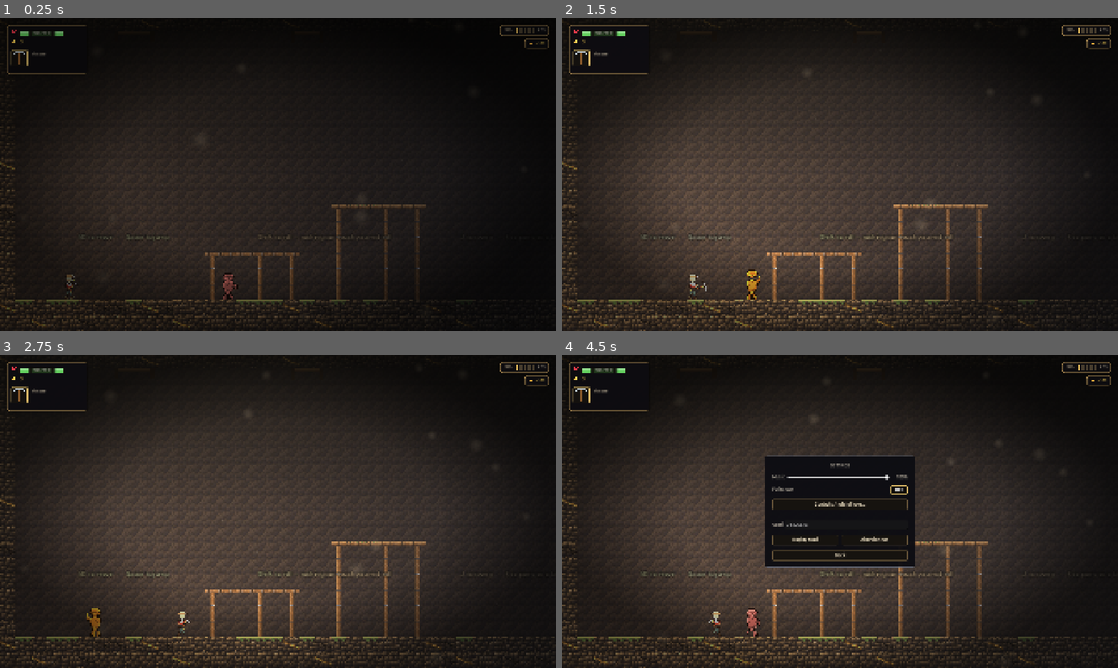
Above: before the commit, frames 1-4 (two rows, left to right).
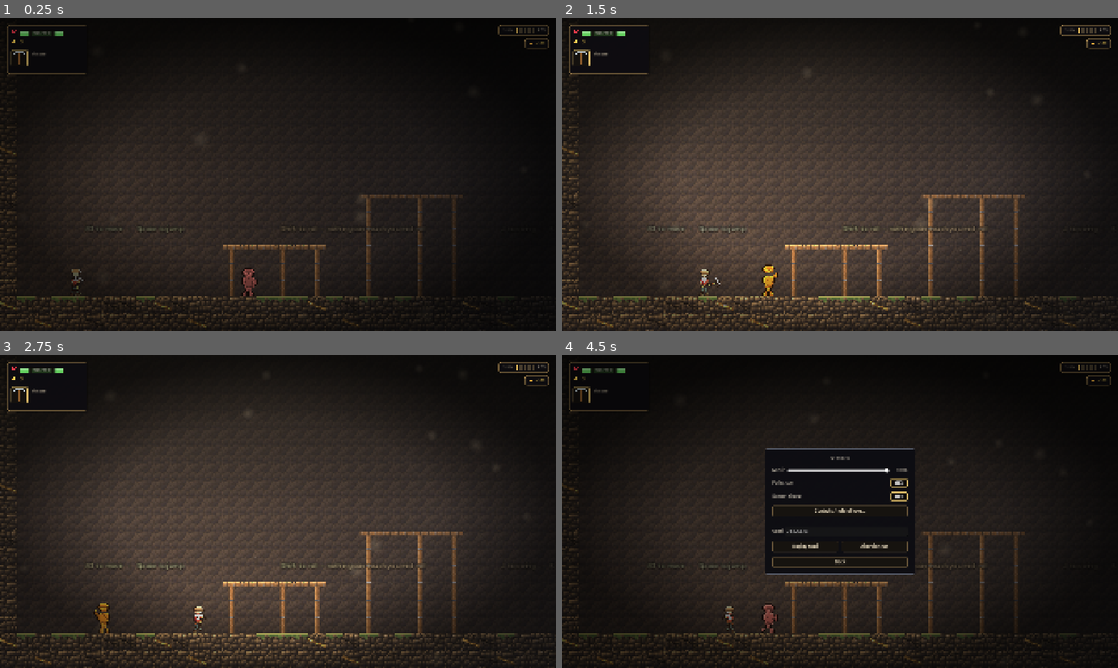
Above: after the commit, the same moments.

Repository: dlepi24/dungeon-delve
Game: Godot game, scene res://src/rooms/delve_run.tscn
Same seed, same stepped clock (60 frames per second), same inputs: the game is played once before the commit and once after it. This scene is started directly instead of the project's main scene.
Inputs (mouse positions are in pixels of both pictures, inside the frame that each line leads up to):
- Up to frame 1 (0.25 s): no input
- Up to frame 2 (1.5 s): tap Enter (ui_accept) at 0.5 s; move the mouse to (962, 158) at 0.52 s; hold D (move_right) 0.53-1.25 s; click (962, 158) at 0.6 s; tap Space (jump) at 0.77 s; right-click (962, 158) at 0.8 s; drag from (728, 190) to (751, 271) at 1.27 s
- Up to frame 3 (2.75 s): move the mouse to (333, 442) at 2.02 s; hold D (move_right) from 2.03 s (still down); click (333, 442) at 2.1 s; right-click (333, 442) at 2.3 s
- Up to frame 4 (4.5 s): release D (move_right) at 2.75 s; drag from (812, 574) to (656, 636) at 2.77 s; move the mouse to (1006, 558) at 3.52 s; hold A (move_left) 3.53-4.25 s; tap 2 (consumable_2) at 3.6 s; click (1006, 558) at 3.67 s; tap Space (jump) at 3.77 s; right-click (1006, 558) at 3.8 s; tap Escape (pause) at 4.15 s; click "Settings…" at 4.25 s

The runs differ from the first frame. In frame 1, 4.7% of the frame differs, in the area x 0-94%, y 2-100%; in frame 2, 8.6%; in frame 3, 7.9%; in frame 4, 22%, in the area x 0-100%, y 0-100%.

Commit message:
Engine-feel polish pass (art-director checklist, 8 items)
1. Camera zoom 1.7 -> 1.85 in the delve (bounds-clamped, chasm still frames).
2. Kill crunch: ~90ms hit-stop when a hit drops an enemy (max-stacked over the
   50ms connect freeze), via Events.enemy_died.
3. Screen shake now honours a Settings.screen_shake accessibility toggle
   (wired into the settings menu, persisted); gated in both camera shakers.
4. Brighter weapon swing-arc smear (enemy white-flash on hit already existed).
5. Ore glints: rare white sparkle on ORE tiles, per-cell deterministic phase,
   capped, visual-only.
6. Shrine drama: bigger slow-pulsing offering light + drifting tinted altar
   dust. (Ambient hum deferred — needs an audio asset, not a code change.)
7. Pause menu darkens the frozen world behind it.
8. +15% font on MINE HEAT, DEPTH and buff-row labels for Steam Deck reads.

Co-Authored-By: Claude Fable 5 <noreply@anthropic.com>

Diff:
--- a/src/player/player.gd
+++ b/src/player/player.gd
@@ -188,6 +188,9 @@
 @export var hitstop_hit_frames: int = 3
 @export var hitstop_parry_frames: int = 6
 @export var hitstop_hurt_frames: int = 4
+## The kill crunch: a longer freeze when a hit drops an enemy (~90 ms at 60 Hz).
+## Hitstop.request takes the max, so this cleanly overrides the connect freeze.
+@export var hitstop_kill_frames: int = 5
 ## Squash on landing: wide and short. Scales from the feet.
 @export var land_squash: Vector2 = Vector2(1.3, 0.72)
 ## Stretch on take-off: tall and thin.
@@ -253,6 +256,8 @@
 	hurtbox.hurt.connect(_on_hurt)
 	Events.hit_landed.connect(_on_hit_landed)
 	Events.parry_succeeded.connect(_on_parry_succeeded)
+	# The kill crunch — a beat longer than a normal connect.
+	Events.enemy_died.connect(func(_e: Node) -> void: Hitstop.request(hitstop_kill_frames))
 
 
 func _physics_process(delta: float) -> void:
--- a/src/player/weapon_sprite.gd
+++ b/src/player/weapon_sprite.gd
@@ -39,7 +39,8 @@
 @export_group("Arc smear")
 ## The amber sweep between the wind and contact angles, spawned on the contact
 ## frame. Engine-drawn, so it fits any weapon's length and speed for free.
-@export var smear_colour: Color = Color(1.0, 0.78, 0.35, 0.55)
+## Brightened (art-director review): a swing should read as a bright arc.
+@export var smear_colour: Color = Color(1.0, 0.88, 0.55, 0.78)
 ## Seconds the smear lives (spec: ~2 visual frames).
 @export var smear_life: float = 0.07
 ## Sweep radius when the weapon has no sprite to measure (the baked pick).
--- a/src/rooms/room.gd
+++ b/src/rooms/room.gd
@@ -63,6 +63,56 @@
 	exit_marker.add_child(_exit_light)
 
 	_build_dressing.call_deferred()
+	_build_glints.call_deferred()
+
+
+## Ore glints: a rare white sparkle on ORE tiles, so a vein catches the eye and
+## "there is value in this rock" reads without a label. Deterministic — the
+## phase is the cell hash, animated over wall-clock (visual only), never Rng.
+const ORE_ATLAS: Vector2i = Vector2i(2, 0)
+const ORE_RICH_ATLAS: Vector2i = Vector2i(6, 0)
+## Cap so an ore-rich hall does not strobe.
+@export var glint_max: int = 12
+
+var _glints: Array[Sprite2D] = []
+var _glint_phase: Array[float] = []
+
+
+func _build_glints() -> void:
+	var tiles: TileMapLayer = get_node_or_null(^"Tiles") as TileMapLayer
+	if tiles == null:
+		return
+	var tex: ImageTexture = _glint_texture()
+	for cell: Vector2i in tiles.get_used_cells():
+		if _glints.size() >= glint_max:
+			break
+		var atlas: Vector2i = tiles.get_cell_atlas_coords(cell)
+		if atlas != ORE_ATLAS and atlas != ORE_RICH_ATLAS:
+			continue
+		# Only a fraction of veins glint, so it stays rare, not a light show.
+		var h: int = _cell_hash(cell.x + 41, cell.y + 17)
+		if h % 100 >= 45:
+			continue
+		var glint: Sprite2D = Sprite2D.new()
+		glint.texture = tex
+		glint.texture_filter = CanvasItem.TEXTURE_FILTER_NEAREST
+		glint.position = tiles.map_to_local(cell)
+		glint.modulate.a = 0.0
+		glint.z_index = 1
+		add_child(glint)
+		_glints.append(glint)
+		_glint_phase.append(float(h % 1000) / 1000.0 * TAU)
+
+
+## A small 4-point white cross that reads as a spark.
+func _glint_texture() -> ImageTexture:
+	var img: Image = Image.create(9, 9, false, Image.FORMAT_RGBA8)
+	for i: int in 9:
+		var f: float = 1.0 - absf(float(i) - 4.0) / 4.0
+		img.set_pixel(i, 4, Color(1, 1, 1, f))
+		img.set_pixel(4, i, Color(1, 1, 1, f))
+	img.set_pixel(4, 4, Color(1, 1, 1, 1))
+	return ImageTexture.create_from_image(img)
 
 
 ## Scatter set dressing on the room's floor surfaces so the delve reads as a
@@ -140,8 +190,9 @@
 	return absi(n ^ (n >> 16))
 
 
-## Visual only: the beacon breathes.
+## Visual only: the beacon breathes, and ore veins glint.
 func _process(delta: float) -> void:
+	_animate_glints()
 	if _exit_shaft == null:
 		return
 	_pulse = fposmod(_pulse + delta * exit_pulse_hz, 1.0)
@@ -149,6 +200,18 @@
 	_exit_shaft.modulate.a = 0.5 + 0.4 * breath
 	if _exit_light != null:
 		_exit_light.energy = 0.95 + 0.5 * breath
+
+
+## Each glint is dark most of the time and spikes to a brief spark — a high
+## power on a slow sine gives a sharp, occasional flash on its own phase, so no
+## two veins twinkle together.
+func _animate_glints() -> void:
+	if _glints.is_empty():
+		return
+	var t: float = float(Time.get_ticks_msec()) / 1000.0
+	for i: int in _glints.size():
+		var s: float = 0.5 + 0.5 * sin(t * 0.9 + _glint_phase[i])
+		_glints[i].modulate.a = pow(s, 7.0)
 
 
 ## A vertical column: opaque at the base, fading to nothing at the top.
--- a/src/systems/follow_camera.gd
+++ b/src/systems/follow_camera.gd
@@ -16,11 +16,12 @@
 ## How close the camera sits. 1.0 is the old static framing; higher shows less
 ## of the room at once, so the camera SCROLLS and the world reads bigger —
 ## Dustin's "feel like an actual world" call. His dial.
-## Bumped from 1.45 (2026-07-22): the wider zoom left the player small in a lot
-## of dead space. Tighter reads more intimate and Dead-Cells-like. Feel knob —
-## higher = closer but you see less of the room ahead, which matters for
-## telegraph reads, so tune against the combat, not just the framing.
-@export var zoom_level: float = 1.7
+## 2026-07-22: 1.45 -> 1.7 -> 1.85 across two passes; the art-director review
+## asked for another ~10% in. Tighter reads intimate and Dead-Cells-like. Feel
+## knob — higher = closer but you see less of the room ahead, which matters for
+## telegraph reads, so tune against the combat, not just the framing. (Bounds-
+## clamped, so tall rooms like the Chasm still frame their full height.)
+@export var zoom_level: float = 1.85
 
 ## Bounds of the current room, set by the Delve per room (variable-width rooms
 ## report their own size). The camera clamps inside; an axis where the view is
@@ -75,6 +76,10 @@
 
 
 func add_trauma(amount: float) -> void:
+	# Accessibility: honoured here so every trauma source (hits, parries, damage
+	# taken, heavy enemy attacks) is silenced by the one toggle.
+	if not Settings.screen_shake:
+		return
 	_trauma = clampf(_trauma + amount, 0.0, 1.0)
 
 
--- a/src/systems/screen_shake.gd
+++ b/src/systems/screen_shake.gd
@@ -38,6 +38,8 @@
 
 
 func add_trauma(amount: float) -> void:
+	if not Settings.screen_shake:  # accessibility toggle, same as FollowCamera
+		return
 	_trauma = clampf(_trauma + amount, 0.0, 1.0)
 
 
--- a/src/systems/settings.gd
+++ b/src/systems/settings.gd
@@ -15,6 +15,9 @@
 var music_volume: float = 1.0
 ## Borderless fullscreen (the project default) vs a plain window.
 var fullscreen: bool = true
+## Accessibility: camera screen-shake. Off kills all trauma-driven camera kick
+## (hits, parries, damage taken) for motion-sensitive players.
+var screen_shake: bool = true
 
 
 func _ready() -> void:
@@ -40,6 +43,11 @@
 	_save()
 
 
+func set_screen_shake(on: bool) -> void:
+	screen_shake = on
+	_save()
+
+
 ## Headless-guarded like every DisplayServer call: the check gate and the test
 ## scenes load all autoloads with no window to set a mode on.
 func _apply_window() -> void:
@@ -55,6 +63,7 @@
 	var config: ConfigFile = ConfigFile.new()
 	config.set_value("audio", "music_volume", music_volume)
 	config.set_value("display", "fullscreen", fullscreen)
+	config.set_value("accessibility", "screen_shake", screen_shake)
 	config.save(SAVE_PATH)
 
 
@@ -64,3 +73,4 @@
 		return
 	music_volume = clampf(float(config.get_value("audio", "music_volume", 1.0)), 0.0, 1.0)
 	fullscreen = bool(config.get_value("display", "fullscreen", true))
+	screen_shake = bool(config.get_value("accessibility", "screen_shake", true))
--- a/src/systems/shrine.gd
+++ b/src/systems/shrine.gd
@@ -36,15 +36,48 @@
 	if data != null:
 		_glow.modulate = data.colour
 		# A real light in the mine's darkness, so an altar beckons from across
-		# the room. Dies to an ember on accept, with the glow.
+		# the room — bigger and slow-pulsing now, so it reads as a live shrine
+		# and not a static prop. Dies to an ember on accept, with the glow.
 		_light = PointLight2D.new()
 		_light.texture = _radial_light()
 		_light.color = data.colour
-		_light.energy = 0.9
-		_light.texture_scale = 2.2
+		_light.energy = 1.15
+		_light.texture_scale = 3.2
 		_light.position = Vector2(0, -46)
 		add_child(_light)
+		# Offering motes drifting up off the altar, tinted to the bargain.
+		add_child(_altar_dust())
 	_offer.visible = false
+
+
+## Slow pulse on the light and glow (visual only) while the offer stands. Stops
+## once accepted — the spent altar keeps a steady ember, set in _accept.
+func _process(_delta: float) -> void:
+	if _accepted or _light == null:
+		return
+	var t: float = float(Time.get_ticks_msec()) / 1000.0
+	var pulse: float = 0.5 + 0.5 * sin(t * 2.4)
+	_light.energy = 0.95 + 0.45 * pulse
+	_glow.modulate.a = 0.7 + 0.3 * pulse
+
+
+func _altar_dust() -> CPUParticles2D:
+	var p: CPUParticles2D = CPUParticles2D.new()
+	p.amount = 12
+	p.lifetime = 3.2
+	p.preprocess = 3.0
+	p.position = Vector2(0, -30)
+	p.emission_shape = CPUParticles2D.EMISSION_SHAPE_RECTANGLE
+	p.emission_rect_extents = Vector2(18, 6)
+	p.direction = Vector2(0, -1)
+	p.spread = 24.0
+	p.gravity = Vector2.ZERO
+	p.initial_velocity_min = 6.0
+	p.initial_velocity_max = 16.0
+	p.scale_amount_min = 1.0
+	p.scale_amount_max = 2.2
+	p.color = Color(data.colour.r, data.colour.g, data.colour.b, 0.32)
+	return p
 
 
 func _radial_light() -> GradientTexture2D:
--- a/src/ui/hud.gd
+++ b/src/ui/hud.gd
@@ -216,7 +216,8 @@
 	var label: Label = Label.new()
 	label.name = "Label"
 	label.position = Vector2(12, 2)
-	label.add_theme_font_size_override(&"font_size", 14)
+	# +15% for Steam Deck readability (art-director review).
+	label.add_theme_font_size_override(&"font_size", 16)
 	label.add_theme_color_override(&"font_color", Color(0.88, 0.83, 0.72))
 	row.add_child(label)
 	var bar: ColorRect = ColorRect.new()
--- a/src/ui/hud.tscn
+++ b/src/ui/hud.tscn
@@ -262,7 +262,7 @@
 
 [node name="DepthLabel" type="Label" parent="TopRight/RoomChip/RoomM/RoomRow"]
 layout_mode = 2
-theme_override_font_sizes/font_size = 12
+theme_override_font_sizes/font_size = 14
 theme_override_colors/font_color = Color(0.6, 0.55, 0.45, 1)
 text = "DEPTH"
 
@@ -325,7 +325,7 @@
 
 [node name="HeatLabel" type="Label" parent="TopRight/HeatChip/HeatM/HeatRow"]
 layout_mode = 2
-theme_override_font_sizes/font_size = 12
+theme_override_font_sizes/font_size = 14
 theme_override_colors/font_color = Color(0.95, 0.55, 0.35, 1)
 text = "MINE HEAT"
 
--- a/src/ui/pause_menu.tscn
+++ b/src/ui/pause_menu.tscn
@@ -18,6 +18,15 @@
 [node name="PauseMenu" type="CanvasLayer"]
 layer = 10
 script = ExtResource("1_pause")
+
+; Darkens the frozen world so the menu reads as a modal, not an overlay on live
+; gameplay (art-director review). Behind the Panel; ignores the mouse so the
+; buttons above it still take clicks.
+[node name="Dim" type="ColorRect" parent="."]
+anchor_right = 1.0
+anchor_bottom = 1.0
+color = Color(0, 0, 0, 0.4)
+mouse_filter = 2
 
 [node name="Panel" type="PanelContainer" parent="."]
 anchors_preset = 8
--- a/src/ui/settings_menu.gd
+++ b/src/ui/settings_menu.gd
@@ -15,6 +15,7 @@
 @onready var _volume: HSlider = $Panel/Margin/Rows/VolumeRow/Slider
 @onready var _volume_value: Label = $Panel/Margin/Rows/VolumeRow/Value
 @onready var _fullscreen: CheckButton = $Panel/Margin/Rows/FullscreenRow/Toggle
+@onready var _screen_shake: CheckButton = $Panel/Margin/Rows/ScreenShakeRow/Toggle
 @onready var _controls: Button = $Panel/Margin/Rows/Controls
 @onready var _back: Button = $Panel/Margin/Rows/Back
 @onready var _keybinds: Control = $KeybindScreen
@@ -35,6 +36,7 @@
 	_back.pressed.connect(func() -> void: closed.emit())
 	_volume.value_changed.connect(_on_volume_changed)
 	_fullscreen.toggled.connect(func(on: bool) -> void: Settings.set_fullscreen(on))
+	_screen_shake.toggled.connect(func(on: bool) -> void: Settings.set_screen_shake(on))
 	_replay.pressed.connect(_on_replay)
 	_fresh.pressed.connect(_on_fresh)
 	_seed_field.text_submitted.connect(func(_t: String) -> void: _on_replay())
@@ -68,6 +70,7 @@
 	_volume.set_value_no_signal(Settings.music_volume * 100.0)
 	_volume_value.text = "%d%%" % roundi(Settings.music_volume * 100.0)
 	_fullscreen.set_pressed_no_signal(Settings.fullscreen)
+	_screen_shake.set_pressed_no_signal(Settings.screen_shake)
 	# The run tools only exist mid-run; from the title or hub they are noise.
 	var in_run: bool = GameState.run_active
 	_run_sep.visible = in_run
--- a/src/ui/settings_menu.tscn
+++ b/src/ui/settings_menu.tscn
@@ -85,6 +85,19 @@
 layout_mode = 2
 button_pressed = true
 
+[node name="ScreenShakeRow" type="HBoxContainer" parent="Panel/Margin/Rows"]
+layout_mode = 2
+theme_override_constants/separation = 12
+
+[node name="Label" type="Label" parent="Panel/Margin/Rows/ScreenShakeRow"]
+layout_mode = 2
+size_flags_horizontal = 3
+text = "Screen shake"
+
+[node name="Toggle" type="CheckButton" parent="Panel/Margin/Rows/ScreenShakeRow"]
+layout_mode = 2
+button_pressed = true
+
 [node name="Controls" type="Button" parent="Panel/Margin/Rows"]
 layout_mode = 2
 text = "Controls / rebind keys…"
